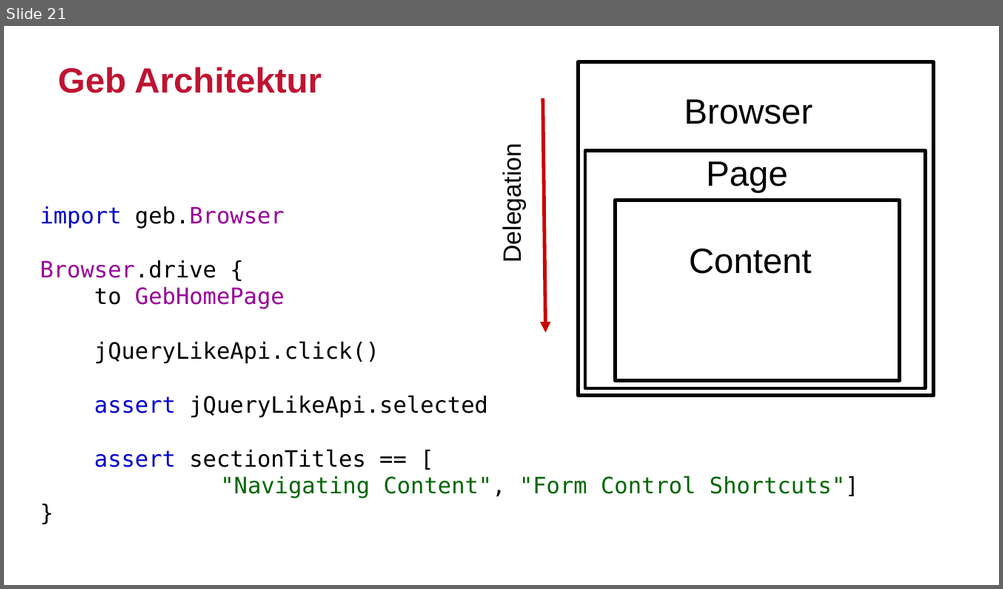
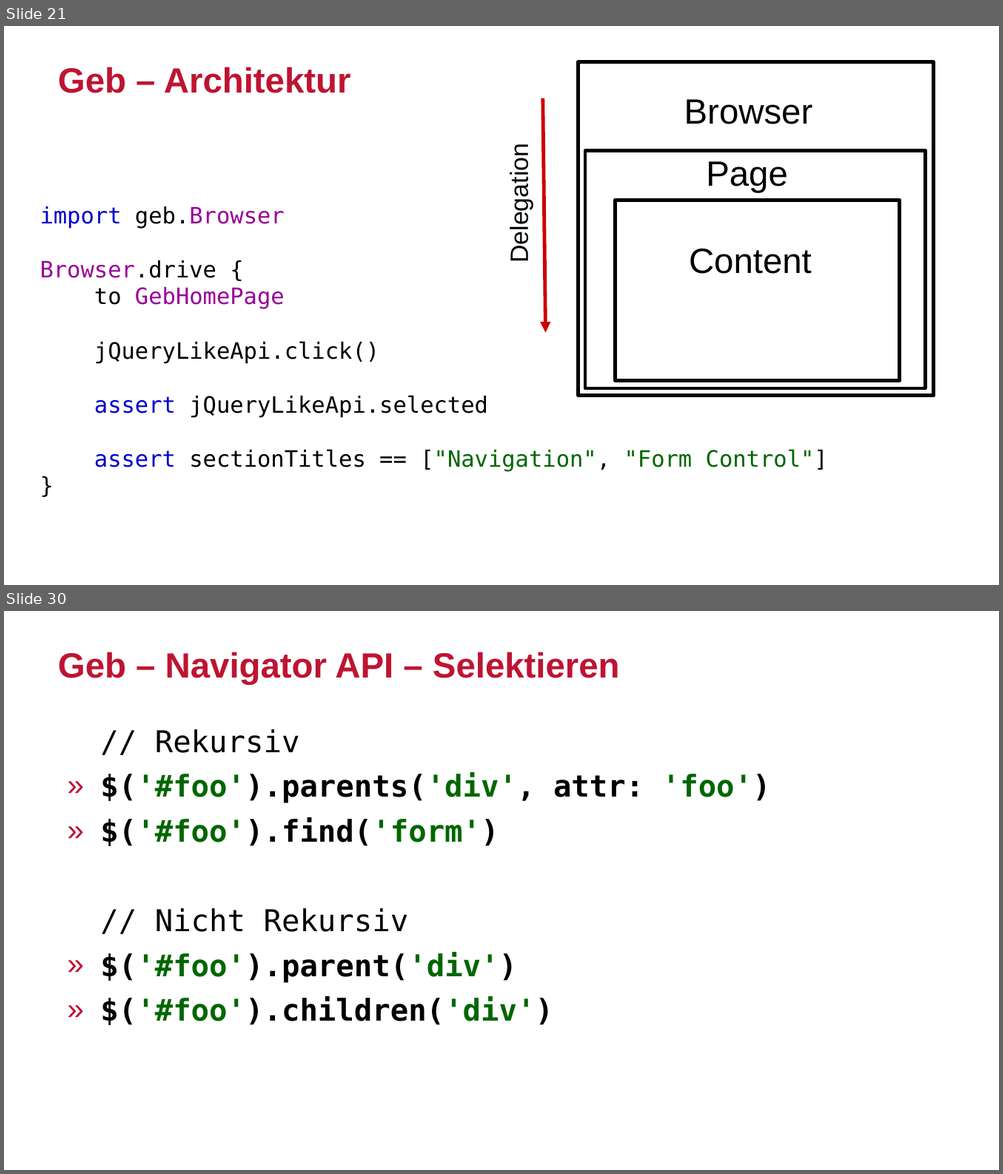
Before and after one commit to sclassen/sessions, a slide deck: javaland2017/ui-tests-with-geb/slides.odp. Shown one above the other, each under a label of ours: slide 21 before the commit, slides 21 and 30 after it; the slides between them are not shown. The pictures are 1003x589 and 1003x1174 pixels, drawn with LibreOffice and Linux fonts; fonts in the diff are those of the drawing; background and template pictures are left out. Boxes give left, top, right and bottom in pixels: in the first picture for what was removed or moved away, otherwise in the second. Text is boxed around its words. In the diff, an @@ line names an element or a change of style, - is before the commit and + after.

```diff
--- a/javaland2017/ui-tests-with-geb/slides.odp
+++ b/javaland2017/ui-tests-with-geb/slides.odp
@@ slide 30 added at <box>4,611,999,1170</box>, background #FFFFFF @@
@@ title added at <box>58,652,620,684</box>, 28 pt, text #BE1432, bold @@
+Geb – Navigator API – Selektieren
@@ text added at <box>100,729,771,1025</box>, 24 pt, text #000000, bold @@
+// Rekursiv
+» $('#foo').parents('div', attr: 'foo')
+» $('#foo').find('form')
+// Nicht Rekursiv
+» $('#foo').parent('div')
+» $('#foo').children('div')
@@ slide 21 changed as well @@
@@ title at <box>58,67,351,93</box>: text changed @@
-Geb Architektur
+Geb – Architektur
@@ text "Delegation": place and size @@
-text "Delegation" at <box>498,158,526,260</box>
+text "Delegation" at <box>505,158,533,260</box>
@@ text at <box>94,449,828,471</box>: text changed @@
-assert sectionTitles == [
-"Navigating Content", "Form Control Shortcuts"]
+assert sectionTitles == ["Navigation", "Form Control"]
```
Also in this commit, not shown: 10 other slides changed, 14 other slides added.
